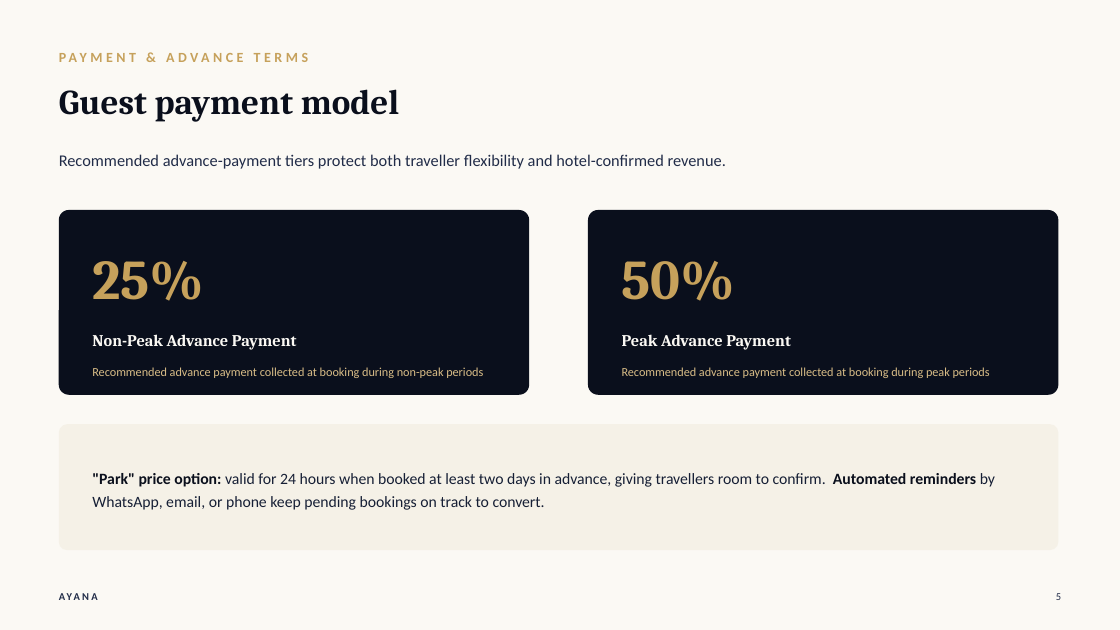
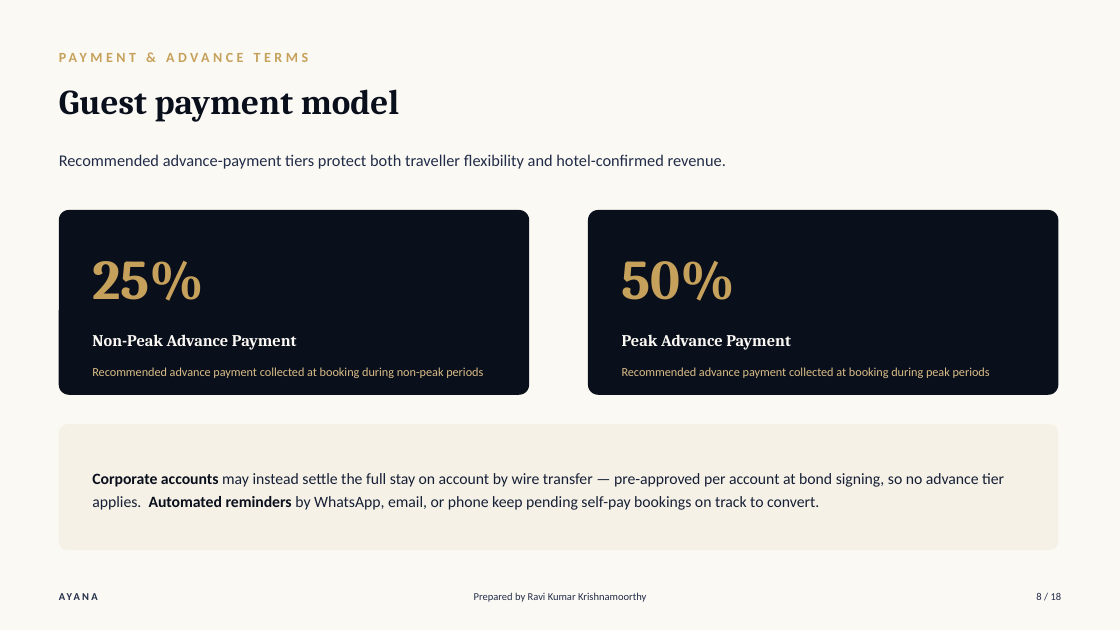
Before and after one commit to joeadithya-web/ayana-hospitality-prototype, a slide deck: slide 8 of collateral/decks/AYANA_Commercial_Overview.pptx (slide 5 before the commit). Drawn at 1120x630 pixels with LibreOffice and Linux fonts; fonts in the diff are those of the drawing. Boxes give left, top, right and bottom in pixels: in the first picture for what was removed or moved away, otherwise in the second. Text is boxed around its words. In the diff, an @@ line names an element or a change of style, - is before the commit and + after.

Commit message:
Refresh both pitch decks to match the JORA COAST/SEP house format
Intro & Objection Handling: adds an agenda slide with time estimates,
new corporate/group booking and guest-managed-stay/concierge slides,
a 7th objection on wire-transfer settlement risk, and candid
fair-concession/honest-caveat callouts on every objection slide.

Commercial Overview: restructured into Current State -> Solution ->
Value Proposition -> commercial terms -> Org & Governance Alignment ->
compressed Objections -> The Ask, covering corporate contracted rates,
wire-transfer settlement, and group booking terms.

Both decks now carry a "Prepared by Ravi Kumar Krishnamoorthy" +
page-of-total footer, matching the reference decks.

```diff
--- a/collateral/decks/AYANA_Commercial_Overview.pptx
+++ b/collateral/decks/AYANA_Commercial_Overview.pptx
@@ text at (92,473,1004,510): text changed @@
-"Park" price option: valid for 24 hours when booked at least two days in advance, giving travellers room to confirm. Automated reminders by WhatsApp, email, or phone keep pending bookings on track to convert.
+Corporate accounts may instead settle the full stay on account by wire transfer — pre-approved per account at bond signing, so no advance tier applies. Automated reminders by WhatsApp, email, or phone keep pending self-pay bookings on track to convert.
@@ text added at (474,592,646,602), 9 pt, text #212C48 @@
+Prepared by Ravi Kumar Krishnamoorthy
@@ text added at (1036,593,1062,600), 9 pt, text #212C48 @@
+8 / 18
@@ text removed at (1056,593,1061,600) @@
-5
```
Also in this commit, not shown: 9 other slides changed, 7 slides added, 2 slides removed, 1 other file.
